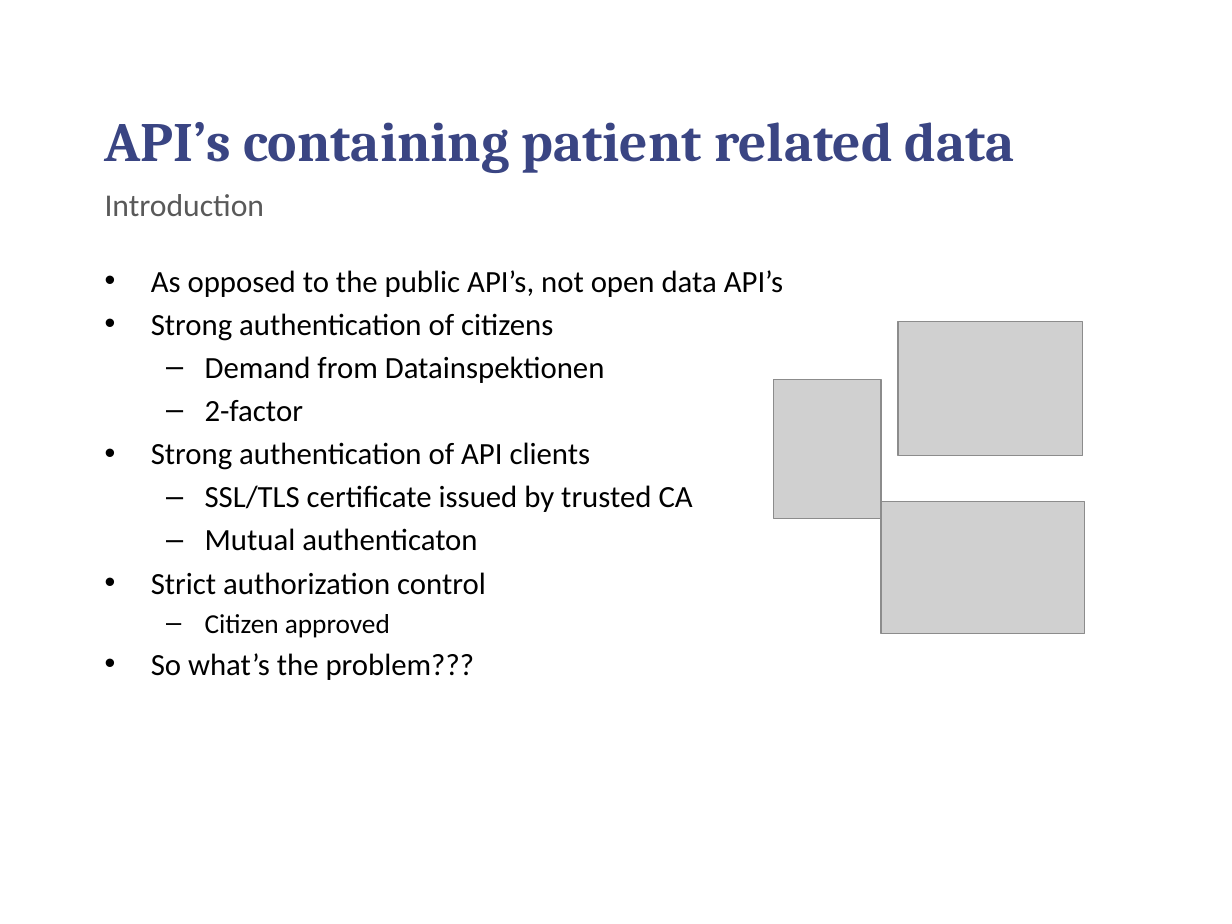
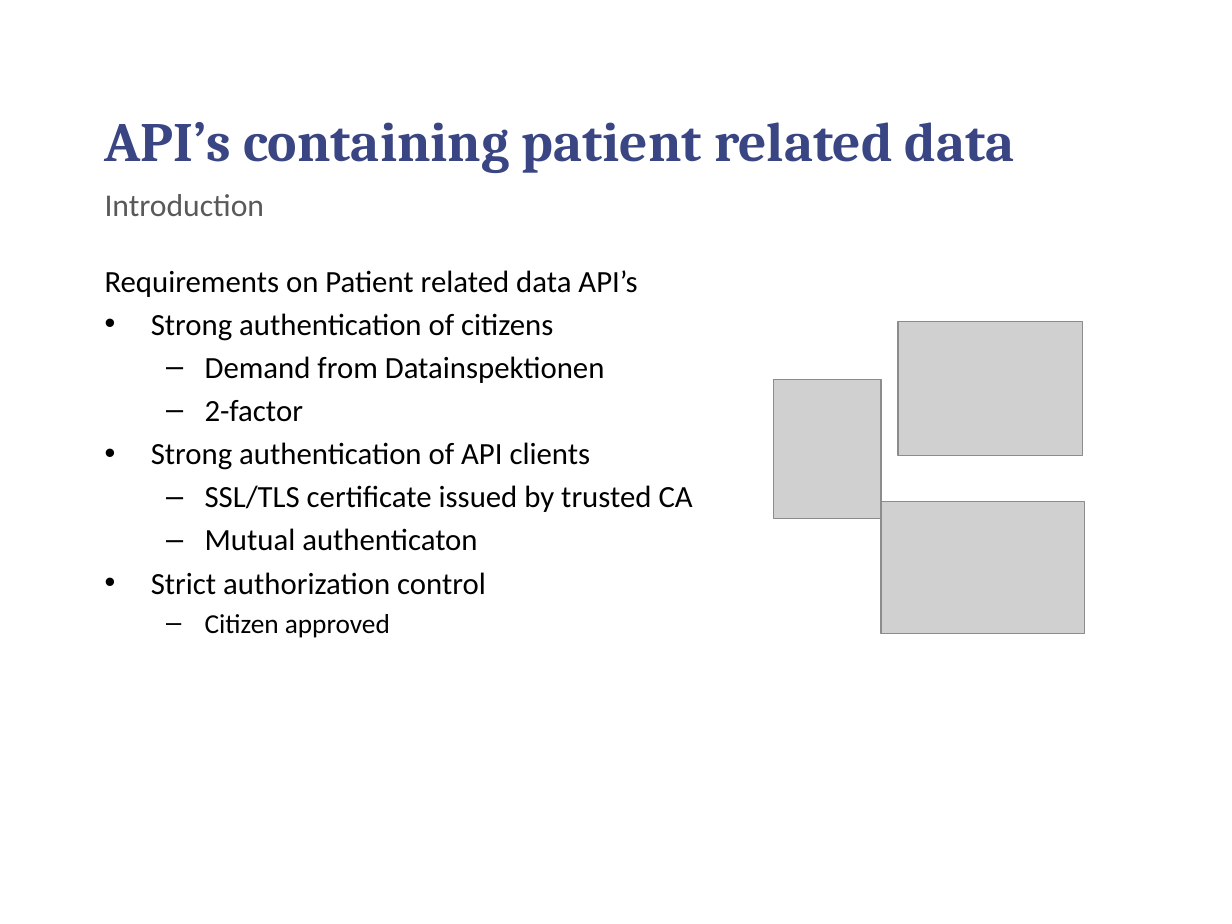
Before and after one commit to chilmers/cadec-healthcare-api-tutorial, a slide deck: slide 12 of Cadec-vårdens-apier.pptx. Drawn at 1232x924 pixels with LibreOffice and Linux fonts; fonts in the diff are those of the drawing; grey boxes stand for pictures; background and template pictures are left out. Boxes give left, top, right and bottom in pixels: in the first picture for what was removed or moved away, otherwise in the second. Text is boxed around its words. In the diff, an @@ line names an element or a change of style, - is before the commit and + after.

```diff
--- a/Cadec-vårdens-apier.pptx
+++ b/Cadec-vårdens-apier.pptx
@@ text at [105, 270, 637, 297]: text changed @@
-• As opposed to the public API’s, not open data API’s
+Requirements on Patient related data API’s
@@ text at [151, 653, 474, 680]: paragraph removed @@
-• So what’s the problem???
```
Also in this commit, not shown: 24 other slides changed, 2 slides added.
